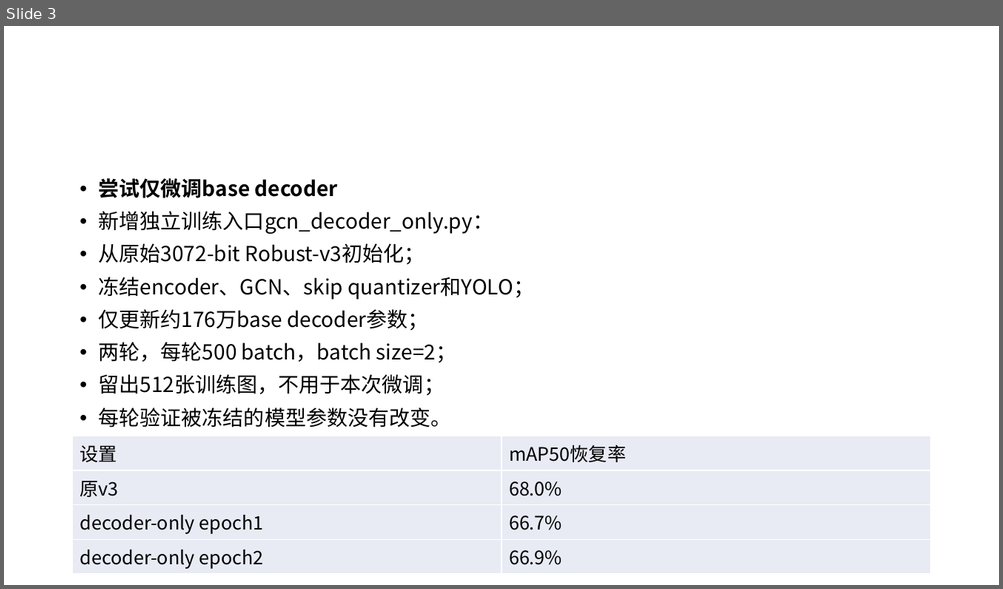
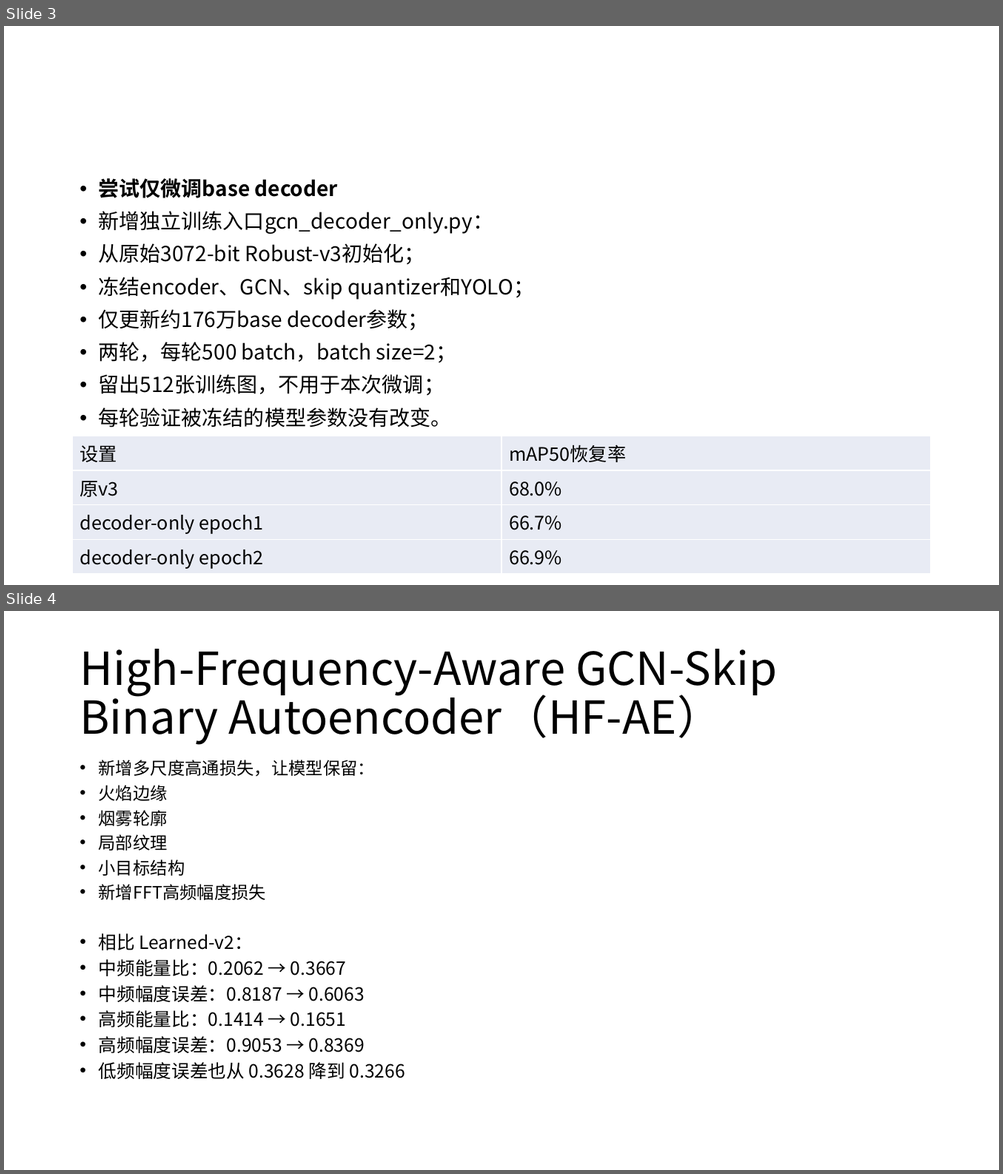
Before and after one commit to lulutianyi/CRIS, a slide deck: week25-26.pptx. Shown one above the other, each under a label of ours: slide 3 before the commit, slides 3 and 4 after it. The pictures are 1003x589 and 1003x1174 pixels, drawn with LibreOffice and Linux fonts; fonts in the diff are those of the drawing. Boxes give left, top, right and bottom in pixels: in the first picture for what was removed or moved away, otherwise in the second. Text is boxed around its words. In the diff, an @@ line names an element or a change of style, - is before the commit and + after.

```diff
--- a/week25-26.pptx
+++ b/week25-26.pptx
@@ slide 4 added at (x1=4, y1=611, x2=999, y2=1170), background #FFFFFF @@
@@ title added at (x1=79, y1=649, x2=777, y2=745), 44 pt, text #000000 @@
+High-Frequency-Aware GCN-Skip Binary Autoencoder（HF-AE）
@@ text added at (x1=99, y1=760, x2=405, y2=1079), 17.6 pt, text #000000 @@
+• 新增多尺度高通损失，让模型保留：
+• 火焰边缘
+• 烟雾轮廓
+• 局部纹理
+• 小目标结构
+• 新增FFT高频幅度损失
+• 相比 Learned-v2：
+• 中频能量比：0.2062 → 0.3667
+• 中频幅度误差：0.8187 → 0.6063
+• 高频能量比：0.1414 → 0.1651
+• 高频幅度误差：0.9053 → 0.8369
+• 低频幅度误差也从 0.3628 降到 0.3266
```
Also in this commit, not shown: 2 other slides added, 8 other files.
